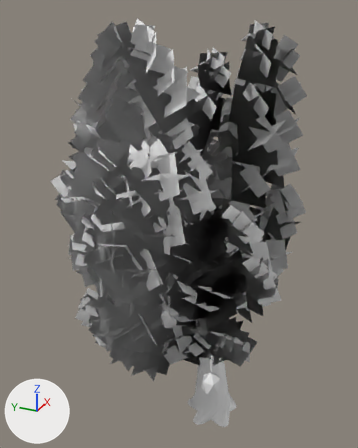
What one commit did to the FBX model Nevrian Glow/Assets/Art/Environment/tree_bg/Models/qt/env_tree_bg_qt_twisted_2.fbx.
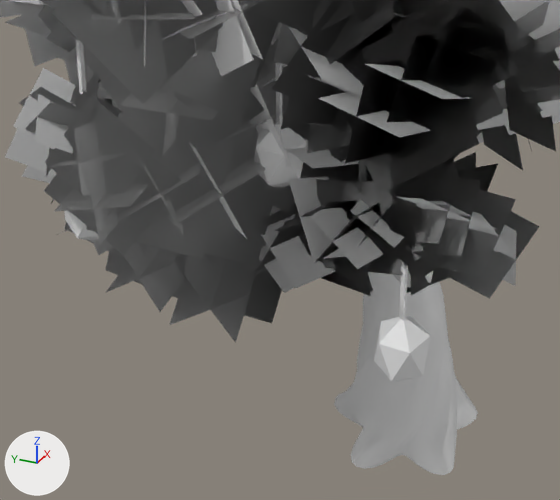
Each version appears first whole from a 50 mm camera at (-16.68, -7.92, 19.51) aimed at (0.92, 0.0, 10.71), and next in a close-up on the part from 21% to 74% of the width and 59% to 97% of the height. The lights are fixed; the arrows at lower left show +X, +Y and +Z. The first two pictures are the older version. Where no turn or scale is listed for an object, it has been applied to the vertices.

Names of what the first close-up shows: 'env_tree_bg_qt_twisted_2'.
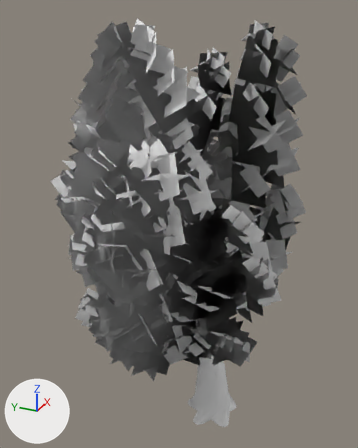
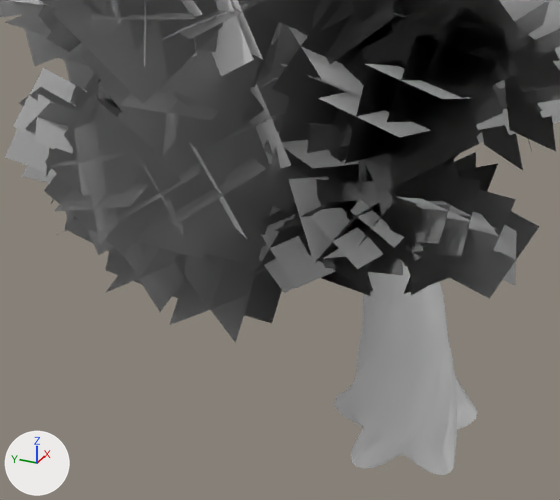
Edits to the scene script, one JSON object a line:
```json
{"op": "add", "block": "mat_husk", "code": ["mat_husk = principled_material('Husk')", "mat_husk.base_color = (0.8, 0.8, 0.8)  # white #e7e7e7"]}
{"block": "me_env_tree_bg_qt_twisted_2", "where": "# used by ob_env_tree_bg_qt_twisted_2; location = (0.0, 0.0, 0.0)"}
{"op": "remove", "block": "me_env_tree_bg_qt_twisted_2", "code": "me_env_tree_bg_qt_twisted_2.from_pydata(...)  # 8437 vertices, 5084 faces; spans x -4.7..5.8, y -5.1..4.1, z 0.0..18.9"}
{"op": "add", "block": "me_env_tree_bg_qt_twisted_2", "code": "me_env_tree_bg_qt_twisted_2.from_pydata(...)  # 13677 vertices, 9044 faces; spans x -4.7..5.8, y -5.1..4.1, z 0.0..18.9"}
{"block": "me_env_tree_bg_qt_twisted_2", "change": "me_env_tree_bg_qt_twisted_2 part 1: the loose piece of 6 vertices spanning x -3.4..-3.3, y 1.2..1.3, z 7.5..10.1 is scaled about its middle by (0.243, 0.243, 0.183), then moved by (0.3, -0.5, -1.0)"}
{"block": "me_env_tree_bg_qt_twisted_2", "change": "me_env_tree_bg_qt_twisted_2 part 2: the loose piece of 6 vertices spanning x -2.4..-2.3, y -1.1..-1.0, z 8.3..9.7 is scaled about its middle by (0.401, 0.401, 0.455), then moved by (1.3, 3.6, 0.5)"}
{"block": "me_env_tree_bg_qt_twisted_2", "change": "me_env_tree_bg_qt_twisted_2 part 3: 10 loose pieces with 96 vertices, spanning x -3.2..3.9, y -3.3..2.7, z 4.1..9.7, are deleted"}
{"block": "me_env_tree_bg_qt_twisted_2", "change": "me_env_tree_bg_qt_twisted_2 part 4: 1 vertex moved within x -2.1, y -2.6, z 7.0; 29 vertices removed from x -3.8..-1.6, y -3.1..1.6, z 6.4..9.9; 2433 vertices added at x -3.6..-0.8, y -2.7..2.8, z 6.8..10.1"}
{"block": "me_env_tree_bg_qt_twisted_2", "change": "other edits to the shape of me_env_tree_bg_qt_twisted_2 do not show in these pictures"}
{"op": "add", "block": "me_env_tree_bg_qt_twisted_2", "code": "me_env_tree_bg_qt_twisted_2.materials.append(mat_husk)  # white #e7e7e7"}
```

Boxes [x1, y1, x2, y2] around the edits, measured in the close-ups (560 x 500 px; the box of a moved part takes in the faces that stretch with it):
```json
{"part": 1, "of": "me_env_tree_bg_qt_twisted_2", "change": "moved or reshaped", "before": [76, 39, 87, 94], "on screen": "not visible afterwards"}
{"part": 2, "of": "me_env_tree_bg_qt_twisted_2", "change": "moved or reshaped", "before": [276, 63, 282, 125], "on screen": "not visible afterwards"}
{"part": 3, "of": "me_env_tree_bg_qt_twisted_2", "change": "deleted", "before": [97, 87, 430, 381]}
{"part": 4, "of": "me_env_tree_bg_qt_twisted_2", "change": "cut back", "before": [64, 211, 433, 288], "on screen": "mostly hidden"}
```
